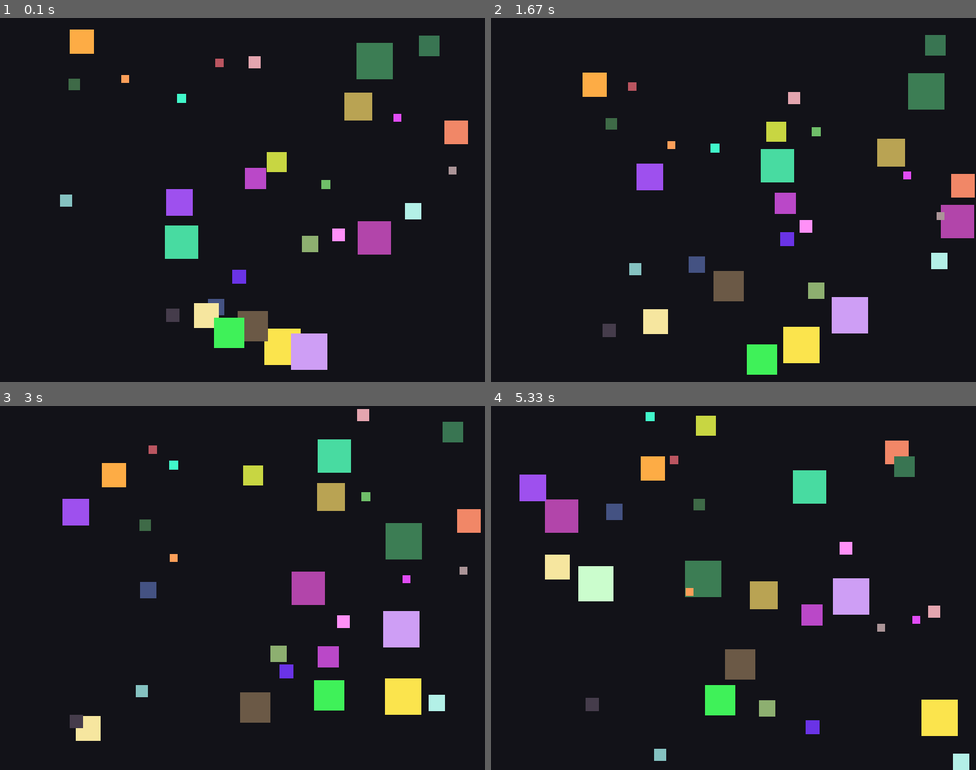
Above: before the commit, frames 1-4 (two rows, left to right).
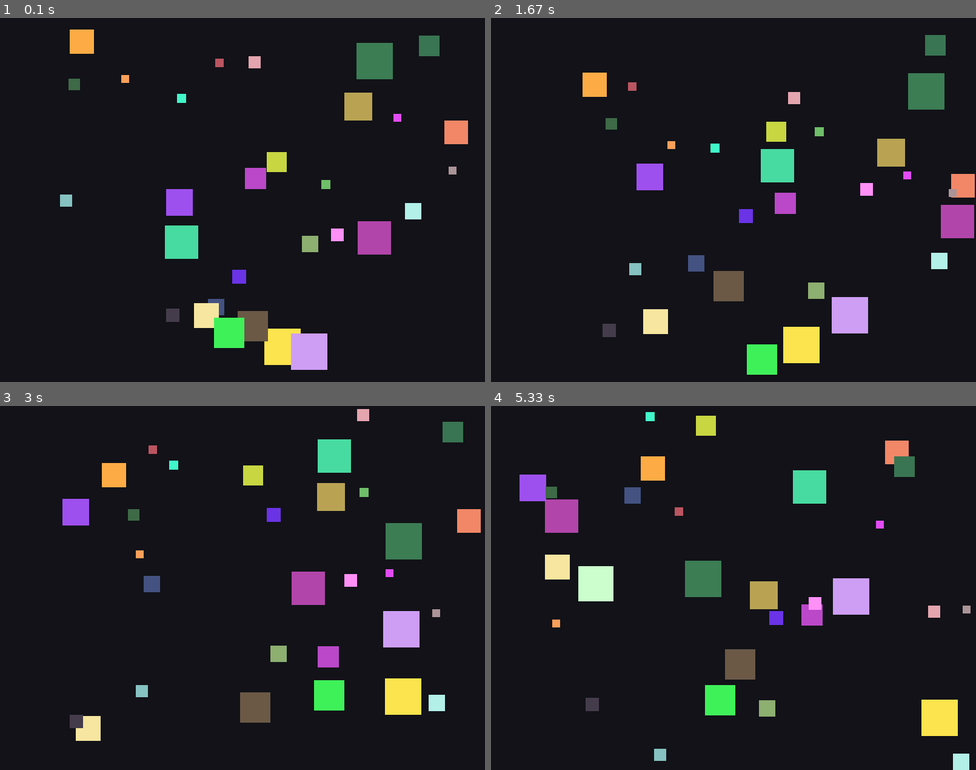
Above: after the commit, the same moments.

Repository: Fate-amp/lab8-pygame
Game: pygame game, started from main.py
Same seed, same stepped clock (60 frames per second), same inputs: the game is played once before the commit and once after it.
Inputs:
- Up to frame 1 (0.1 s): no input
- Up to frame 2 (1.67 s): no input
- Up to frame 3 (3 s): no input
- Up to frame 4 (5.33 s): no input

The runs differ from the first frame. In frame 1, less than 0.1% of the frame differs, in the area x 68-72%, y 57-62%; in frame 2, 0.5%; in frame 3, 1.0%; in frame 4, 1.2%, in the area x 11-99%, y 13-91%.

Commit message:
fix: fleeing complexity

Diff:
--- a/main.py
+++ b/main.py
@@ -20,10 +20,11 @@
 VELOCITY_CHANGE_CHANCE = 0.03
 Color = tuple[int, int, int]
 
-# Lifespan settings in seconds.
-MIN_LIFESPAN=5
-MAX_LIFESPAN=20
-ROUNDOFF=0.1
+MIN_LIFESPAN:int=5
+MAX_LIFESPAN:int=20
+ROUNDOFF:float=0.1
+CELL_SIZE: int = 100
+FLEE_RADIUS: float = 60
 
 class Square:
 	"""Represents one moving square on the screen."""
@@ -83,20 +84,48 @@
 			self.y = HEIGHT - self.size
 			self.vy *= -1
 
-		# the fleeing feature
-		for threat in squares:
-			# I implemented the following to prevent the error of a 0 distance vector
-			# from happening
-			if threat is self:
-				continue
-			threat_center = pygame.Vector2(threat.x + (threat.size / 2), threat.y + (threat.size / 2))
-			square_center = pygame.Vector2(self.x + (self.size / 2), self.y + (self.size / 2))
-			distance_vector = square_center - threat_center
-			distance_vector_norm = distance_vector.magnitude()
-			if 0 < distance_vector_norm < 60 and self.size < threat.size:
-				speed = pygame.Vector2(self.vx, self.vy).magnitude()
-				self.vx = speed * (distance_vector.normalize().x)
-				self.vy = speed * (distance_vector.normalize().y)
+		# Flee from nearby larger threats using spatial grid partitioning (O(k) vs O(n²)).
+		# Build spatial grid: map cell coordinates to list of squares in that cell.
+		grid: dict[tuple[int, int], list[Square]] = {}
+		for square in squares:
+			# Determine which grid cells this square occupies (handles variable sizes).
+			cell_x_min: int = int(square.x // CELL_SIZE)
+			cell_x_max: int = int((square.x + square.size) // CELL_SIZE)
+			cell_y_min: int = int(square.y // CELL_SIZE)
+			cell_y_max: int = int((square.y + square.size) // CELL_SIZE)
+
+			# Store square in all cells it occupies for neighbor discovery.
+			for cx in range(cell_x_min, cell_x_max + 1):
+				for cy in range(cell_y_min, cell_y_max + 1):
+					if (cx, cy) not in grid:
+						grid[(cx, cy)] = []
+					grid[(cx, cy)].append(square)
+
+		# Query neighboring grid cells (3×3 neighborhood) for threats.
+		my_cell_x: int = int(self.x // CELL_SIZE)
+		my_cell_y: int = int(self.y // CELL_SIZE)
+
+		for cx in range(my_cell_x - 1, my_cell_x + 2):
+			for cy in range(my_cell_y - 1, my_cell_y + 2):
+				if (cx, cy) not in grid:
+					continue
+
+				for threat in grid[(cx, cy)]:
+					# Skip self-comparison.
+					if threat is self:
+						continue
+
+					# Calculate distance to threat.
+					dx: float = (threat.x + threat.size / 2) - (self.x + self.size / 2)
+					dy: float = (threat.y + threat.size / 2) - (self.y + self.size / 2)
+					distance: float = (dx*dx+dy*dy)**0.5
+
+					# Flee if threat is larger and within flee radius.
+					if 0 < distance < FLEE_RADIUS and self.size < threat.size:
+						speed: float = (self.vx*self.vx+self.vy*self.vy)**0.5
+						norm_factor:float= speed/distance
+						self.vx = -norm_factor*dx
+						self.vy = -norm_factor*dy
 
 		# To update the remaining_life
 		current_time: float = pygame.time.get_ticks() / 1000
Not shown, changed: JOURNAL.md
Not shown, changed: LIFESPAN_REPORT.md
Not shown, changed: MY_NOTES.md
